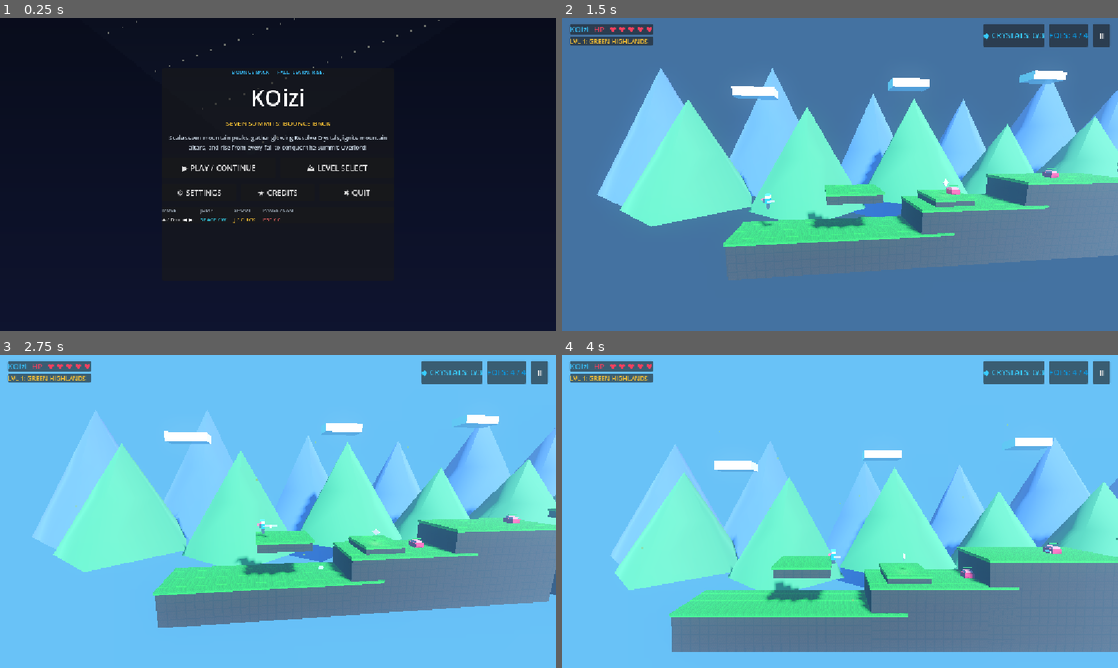
Above: before the commit, frames 1-4 (two rows, left to right).
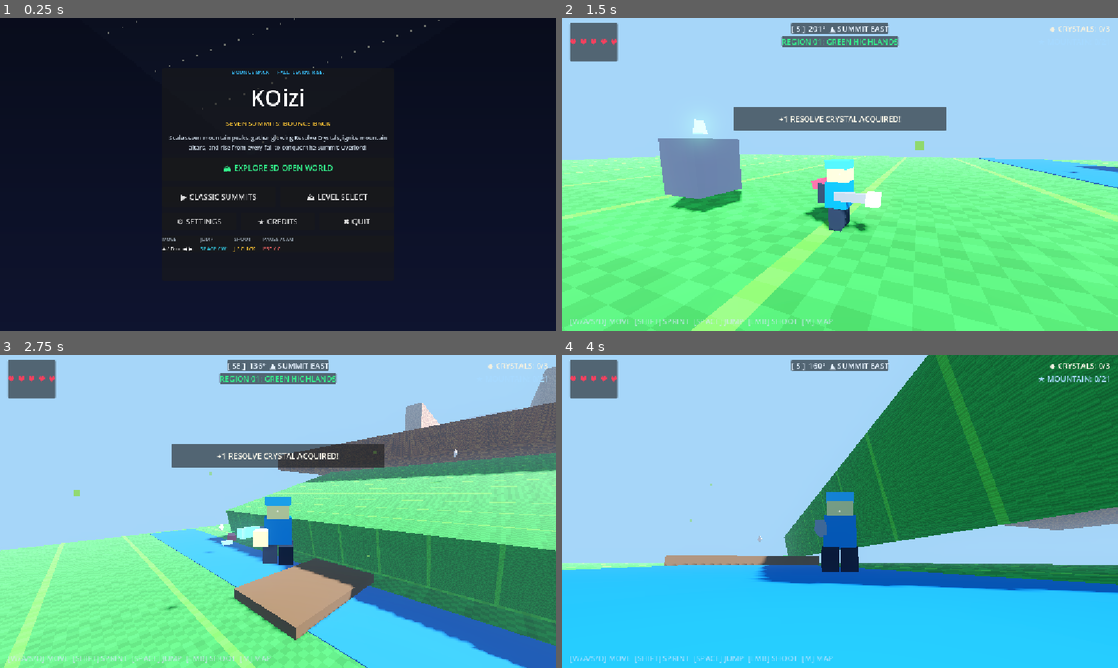
Above: after the commit, the same moments.

Repository: SpanzZzy/Kiozii-Adventure-Game
Game: Godot game, scene res://scenes/ui/main_menu.tscn
The game is run twice, just before and just after one commit, with the same random seed, the same clock (stepped at 60 frames per second) and the same inputs.
Inputs (mouse positions are in pixels of both pictures, inside the frame that each line leads up to):
- Up to frame 1 (0.25 s): no input
- Up to frame 2 (1.5 s): click (840, 168) at 0.5 s, where only the run after the commit has a clickable "🏔 EXPLORE 3D OPEN WORLD"; click (778, 168) at 1.25 s, where only the run before the commit has a clickable "▶ PLAY / CONTINUE"
- Up to frame 3 (2.75 s): tap Enter at 2 s; move the mouse to (400, 495) at 2.02 s; hold Right (move_right) from 2.03 s (still down); hold J (shoot) from 2.03 s (still down); click (400, 495) at 2.17 s; tap Space (jump) at 2.27 s
- Up to frame 4 (4 s): move the mouse to (728, 527) at 2.77 s; release Right (move_right) at 2.78 s; release J (shoot) at 2.78 s; hold S (move_backward) 2.78-3.53 s; tap Shift (sprint) at 2.85 s; tap Space (jump) at 3.02 s; move the mouse to (895, 442) at 3.52 s; hold Right (move_right) from 3.53 s (still down); hold C (toggle_camera) from 3.53 s (still down)

The runs differ from the first frame. In frame 1, 1.3% of the frame differs, in the area x 29-67%, y 46-75%; in frame 2, 99%; in frame 3, 100%; in frame 4, 100%, in the area x 0-100%, y 0-100%.

Commit message:
fix(boss): declare and emit boss_health_changed signal on initialization and damage

Diff:
--- a/kiozii/scenes/ui/main_menu.tscn
+++ b/kiozii/scenes/ui/main_menu.tscn
@@ -82,18 +82,24 @@
 horizontal_alignment = 1
 autowrap_mode = 2
 
+[node name="OpenWorldBtn" type="Button" parent="CenterBox/VBox"]
+custom_minimum_size = Vector2(0, 48)
+layout_mode = 2
+theme_override_colors/font_color = Color(0.2, 0.95, 0.55, 1)
+text = "🏔 EXPLORE 3D OPEN WORLD"
+
 [node name="HBoxRow1" type="HBoxContainer" parent="CenterBox/VBox" unique_id=299393040]
 layout_mode = 2
 theme_override_constants/separation = 10
 
 [node name="PlayBtn" type="Button" parent="CenterBox/VBox/HBoxRow1" unique_id=2109875094]
-custom_minimum_size = Vector2(0, 42)
+custom_minimum_size = Vector2(0, 40)
 layout_mode = 2
 size_flags_horizontal = 3
-text = "▶ PLAY / CONTINUE"
+text = "▶ CLASSIC SUMMITS"
 
 [node name="LevelsBtn" type="Button" parent="CenterBox/VBox/HBoxRow1" unique_id=1416300135]
-custom_minimum_size = Vector2(0, 42)
+custom_minimum_size = Vector2(0, 40)
 layout_mode = 2
 size_flags_horizontal = 3
 text = "⛰ LEVEL SELECT"
@@ -184,6 +190,7 @@
 visible = false
 layout_mode = 1
 
+[connection signal="pressed" from="CenterBox/VBox/OpenWorldBtn" to="." method="_on_open_world_pressed"]
 [connection signal="pressed" from="CenterBox/VBox/HBoxRow1/PlayBtn" to="." method="_on_play_pressed"]
 [connection signal="pressed" from="CenterBox/VBox/HBoxRow1/LevelsBtn" to="." method="_on_levels_pressed"]
 [connection signal="pressed" from="CenterBox/VBox/HBoxRow2/SettingsBtn" to="." method="_on_settings_pressed"]
--- a/kiozii/scripts/boss_overlord_3d.gd
+++ b/kiozii/scripts/boss_overlord_3d.gd
@@ -1,6 +1,8 @@
 extends CharacterBody3D
 
 # FINAL BOSS OVERLORD CONTROLLER (SUPPORTS 2.5D AND OPEN-WORLD 3D)
+signal boss_health_changed(current_health: int, max_health: int)
+
 @export var is_open_world: bool = false
 @export var max_health: int = 65
 @export var arena_center_3d: Vector3 = Vector3(600.0, 150.0, 0.0)
@@ -32,6 +34,12 @@
 	add_to_group("enemies")
 	current_health = max_health
 	spawn_pos = global_position
+	boss_health_changed.emit(current_health, max_health)
+	GameManager.emit_signal("boss_health_changed", current_health, max_health)
+	call_deferred("_emit_initial_health")
+
+func _emit_initial_health() -> void:
+	boss_health_changed.emit(current_health, max_health)
 	GameManager.emit_signal("boss_health_changed", current_health, max_health)
 
 func _physics_process(delta: float) -> void:
@@ -214,6 +222,7 @@
 		is_enraged = true
 		AudioManager.play_boss_slam()
 
+	boss_health_changed.emit(current_health, max_health)
 	GameManager.emit_signal("boss_health_changed", current_health, max_health)
 	if current_health <= 0:
 		die()
--- a/kiozii/scripts/open_world_mountain.gd
+++ b/kiozii/scripts/open_world_mountain.gd
@@ -38,6 +38,11 @@
 
 	if victory_portal:
 		victory_portal.connect("body_entered", Callable(self, "_on_victory_portal_entered"))
+
+	var boss = get_boss()
+	if boss and boss.has_signal("boss_health_changed") and hud:
+		if not boss.boss_health_changed.is_connected(hud._on_boss_health_changed):
+			boss.boss_health_changed.connect(hud._on_boss_health_changed)
 
 func _physics_process(_delta: float) -> void:
 	if not player:
--- a/kiozii/scripts/summit_07.gd
+++ b/kiozii/scripts/summit_07.gd
@@ -2,8 +2,12 @@
 
 @onready var hud: CanvasLayer = $HUD3D
 @onready var player: CharacterBody3D = $Player3D
+@onready var boss = $Enemies/Enemy_0
 
 func _ready() -> void:
 	hud.set_level_info(7, "The Final Summit", true)
 	player.friction = 90.0
 	GameManager.reset_for_level(1, true)
+	if boss and boss.has_signal("boss_health_changed"):
+		if not boss.boss_health_changed.is_connected(hud._on_boss_health_changed):
+			boss.boss_health_changed.connect(hud._on_boss_health_changed)
